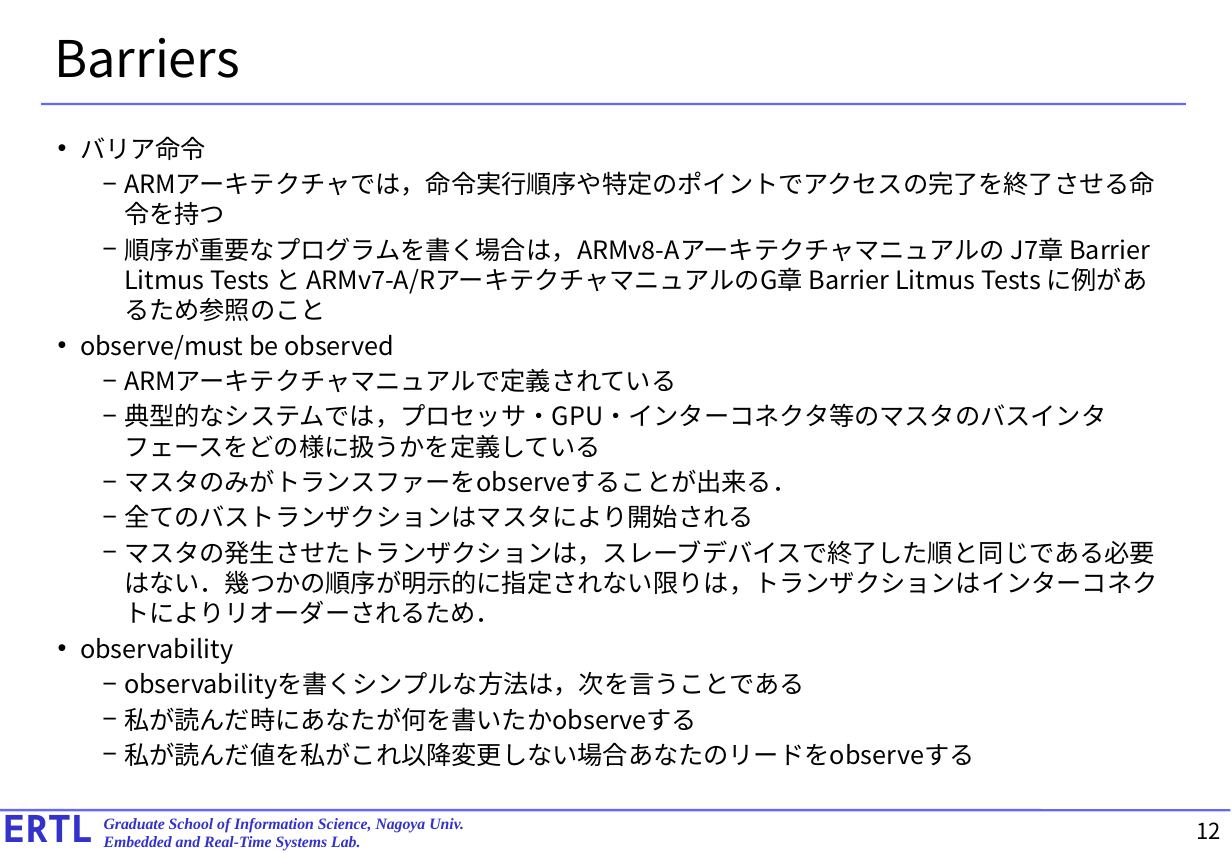
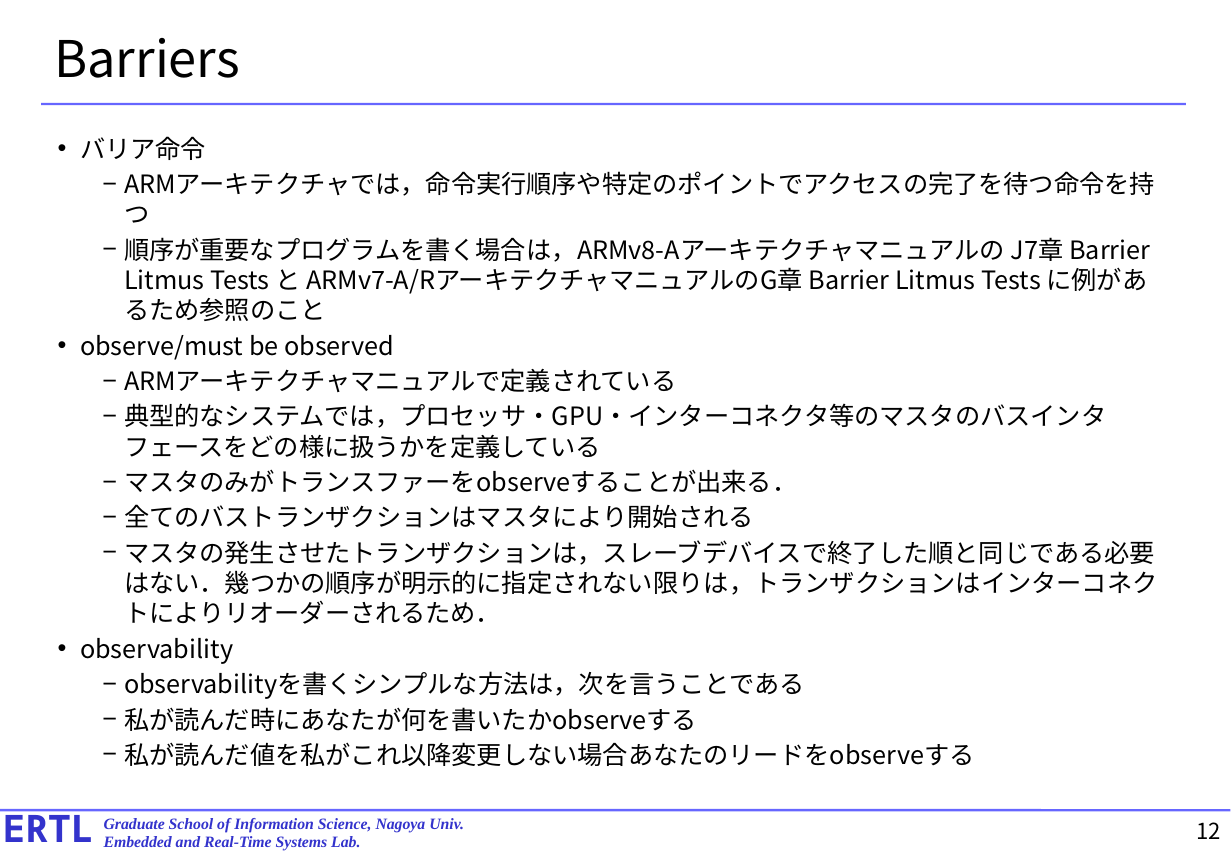
Before and after one commit to exshonda/arm64_basic, a slide deck: slide 12 of text/11.chapter13.pptx. Drawn at 1232x853 pixels with LibreOffice and Linux fonts; fonts in the diff are those of the drawing. Boxes give left, top, right and bottom in pixels: in the first picture for what was removed or moved away, otherwise in the second. Text is boxed around its words. In the diff, an @@ line names an element or a change of style, - is before the commit and + after.

```diff
--- a/text/11.chapter13.pptx
+++ b/text/11.chapter13.pptx
@@ text at <box>124,171,1155,223</box>: text changed @@
-  − ARMアーキテクチャでは，命令実行順序や特定のポイントでアクセスの完了を終了させる命令を持つ
+  − ARMアーキテクチャでは，命令実行順序や特定のポイントでアクセスの完了を待つ命令を持つ
```
Also in this commit, not shown: 5 other slides changed, 1 other file.
